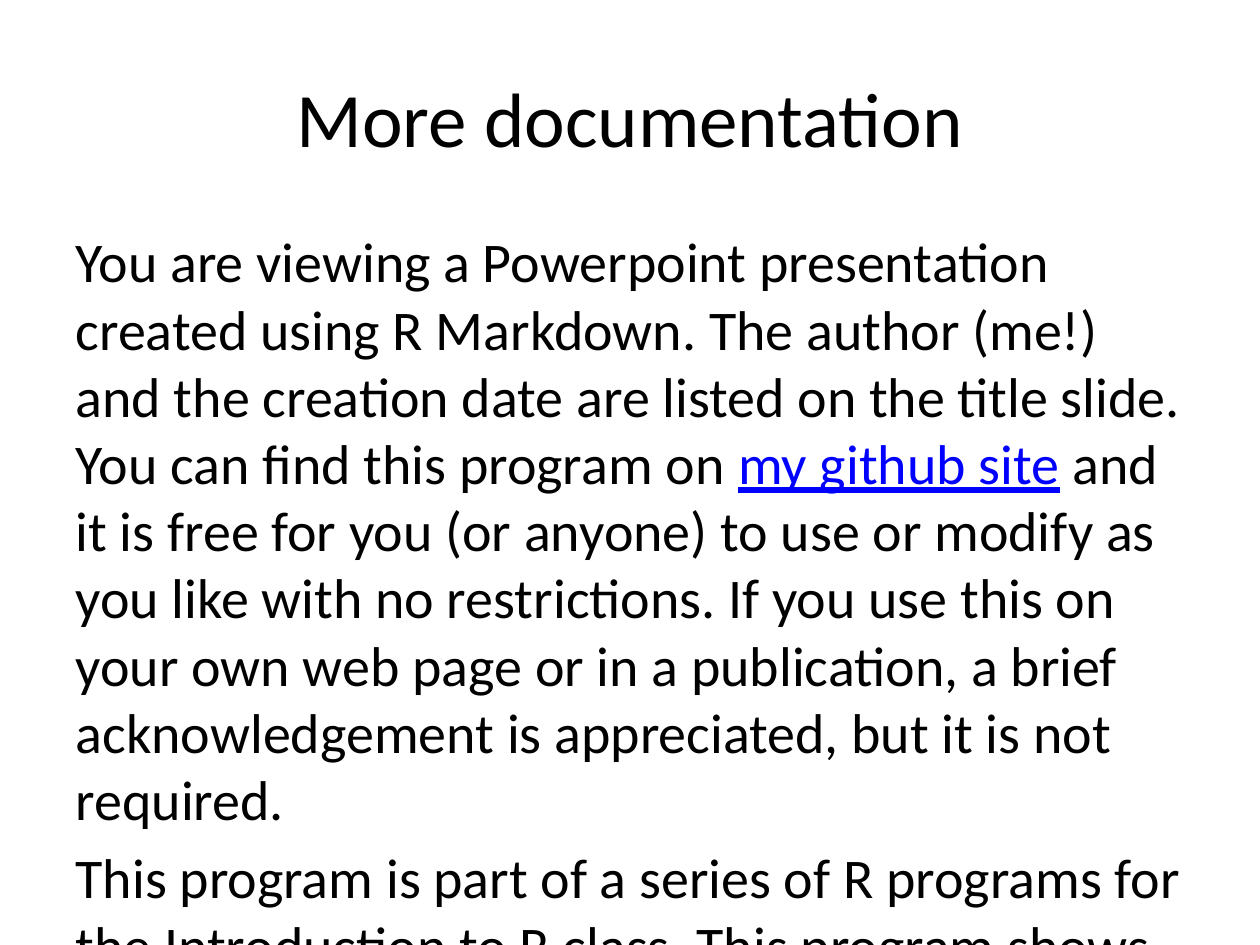
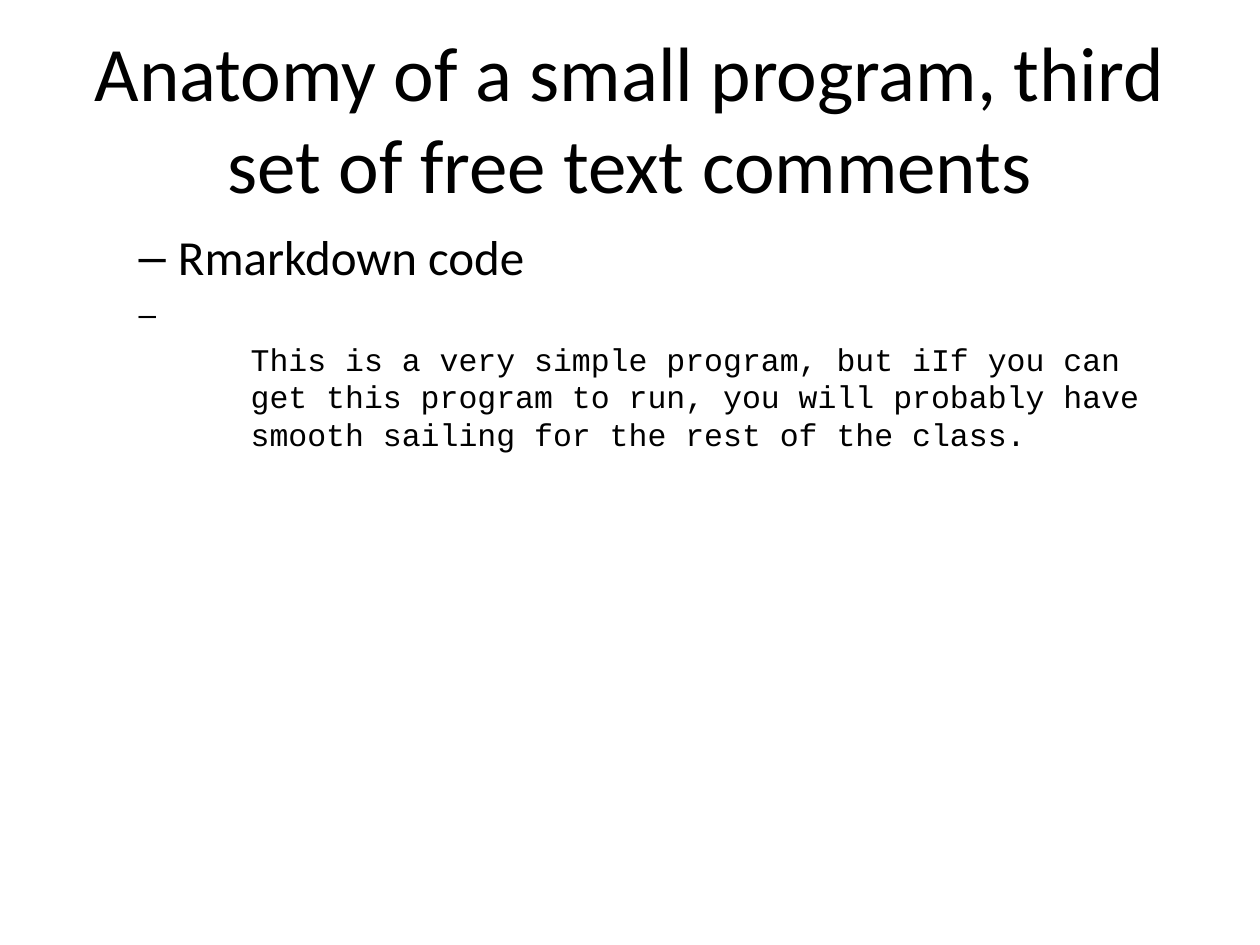
Before and after one commit to pmean/introduction-to-r, a slide deck: slide 14 of part1/src/slides.pptx (slide 13 before the commit). Drawn at 1260x945 pixels with LibreOffice and Linux fonts; fonts in the diff are those of the drawing. Boxes give left, top, right and bottom in pixels: in the first picture for what was removed or moved away, otherwise in the second. Text is boxed around its words. In the diff, an @@ line names an element or a change of style, - is before the commit and + after.

```diff
--- a/part1/src/slides.pptx
+++ b/part1/src/slides.pptx
@@ title at bbox=[95, 47, 1164, 194]: text changed @@
-More documentation
+Anatomy of a small program, third set of free text comments
@@ text at bbox=[178, 241, 1139, 453]: text changed; size 32 to 18 pt; font Calibri to Courier New @@
-You are viewing a Powerpoint presentation created using R Markdown. The author (me!) and the creation date are listed on the title slide. You can find this program on my github site and it is free for you (or anyone) to use or modify as you like with no restrictions. If you use this on your own web page or in a publication, a brief acknowledgement is appreciated, but it is not required.
-This program is part of a series of R programs for the Introduction to R class. This program shows you how to read a simple text file.
+  – Rmarkdown code
+This is a very simple program, but iIf you can get this program to run, you will probably have smooth sailing for the rest of the class.
```
Also in this commit, not shown: 8 other slides changed, 8 slides added, 3 slides removed, 11 other files.
